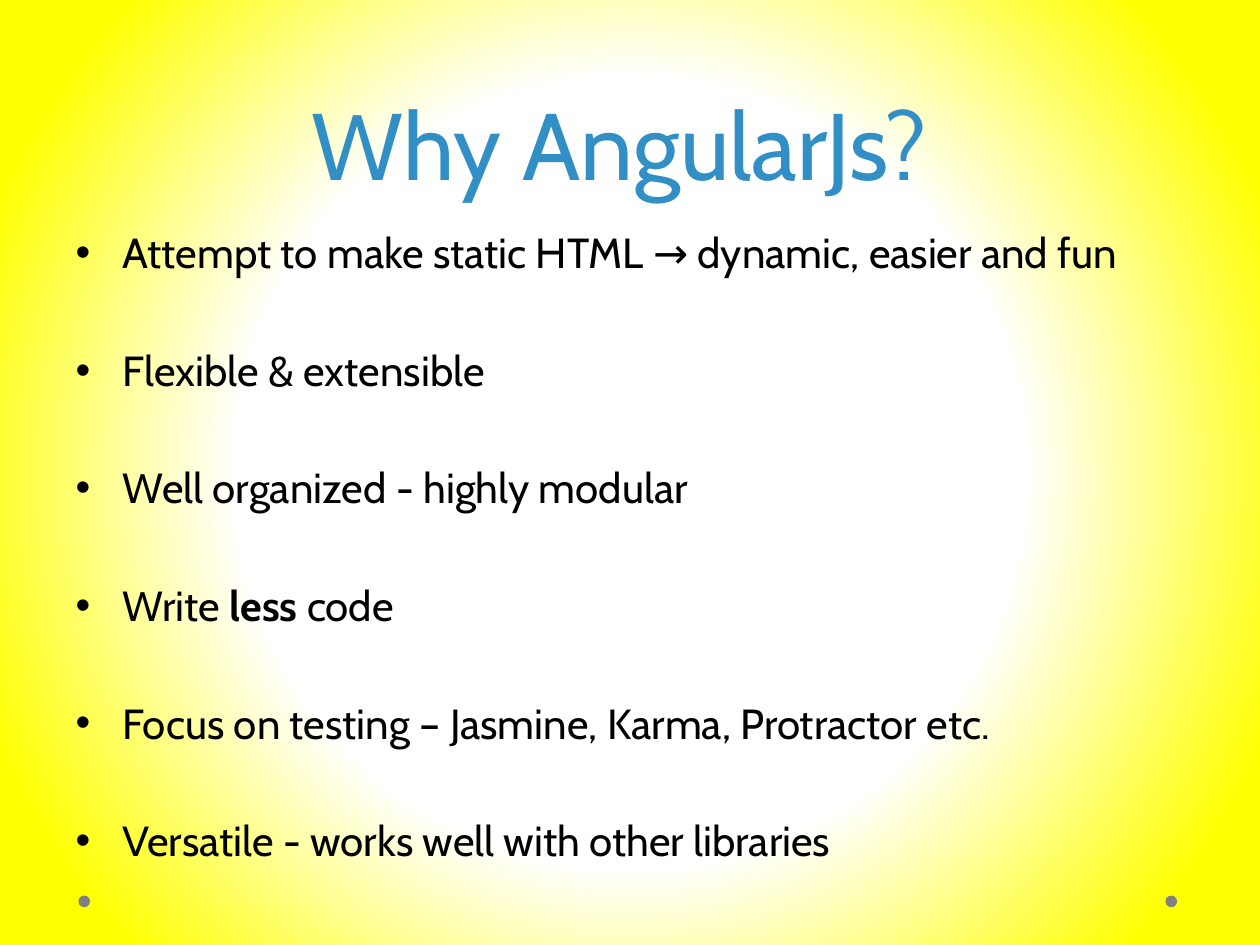
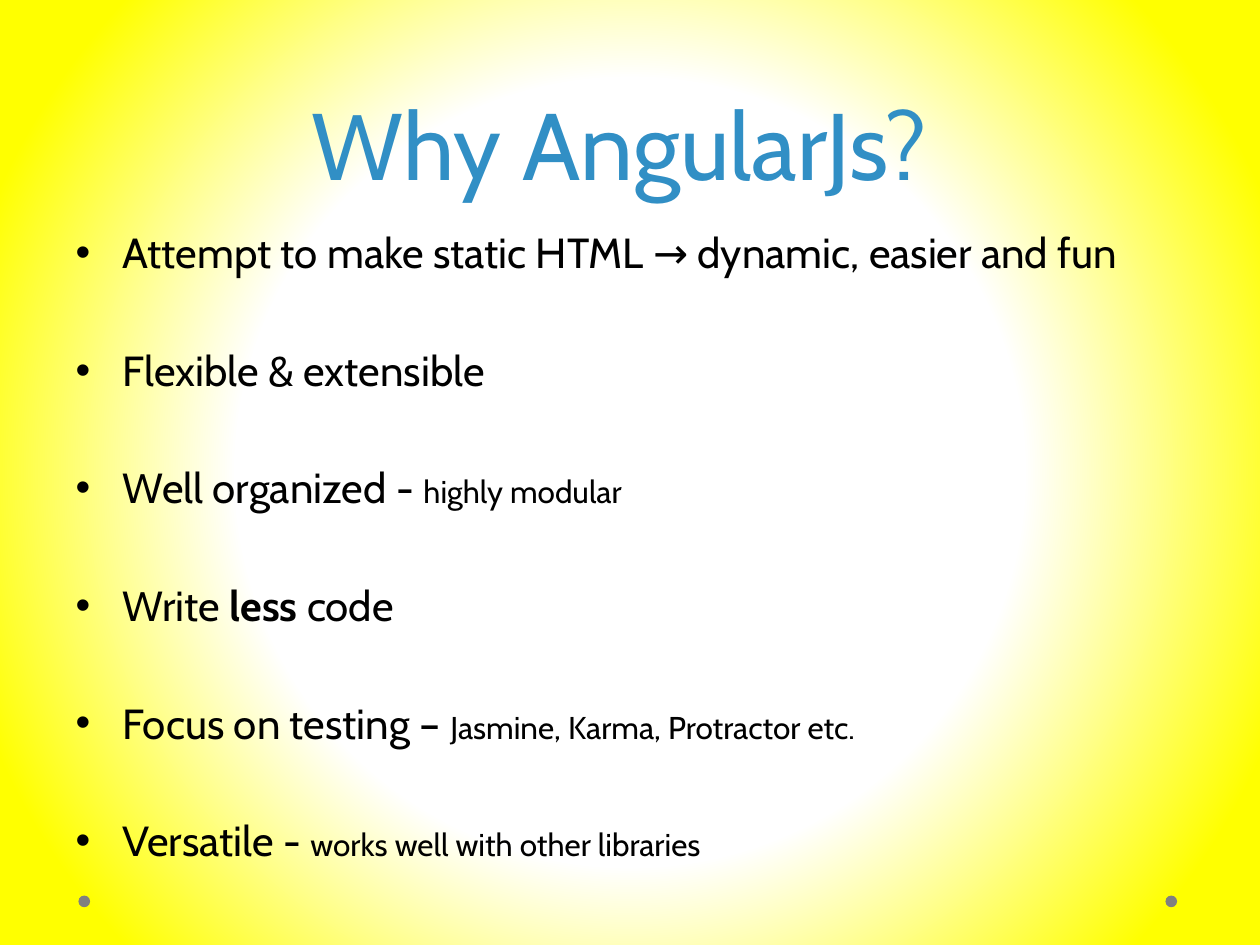
Before and after one commit to murtazahaveliwala/technext-angularjs-demo, a slide deck: slide 4 of Introduction to AngularJs.pptx. Drawn at 1260x945 pixels with LibreOffice and Linux fonts; fonts in the diff are those of the drawing. Boxes give left, top, right and bottom in pixels: in the first picture for what was removed or moved away, otherwise in the second. Text is boxed around its words. In the diff, an @@ line names an element or a change of style, - is before the commit and + after.

```diff
--- a/Introduction to AngularJs.pptx
+++ b/Introduction to AngularJs.pptx
@@ text at bbox=[123, 468, 855, 866]: size 24 to 18 pt in "highly modular", "Jasmine, Karma, Protractor etc.", "works well with other libraries"; less space between paragraphs @@
```
Also in this commit, not shown: 4 other slides changed, 8 other files.
